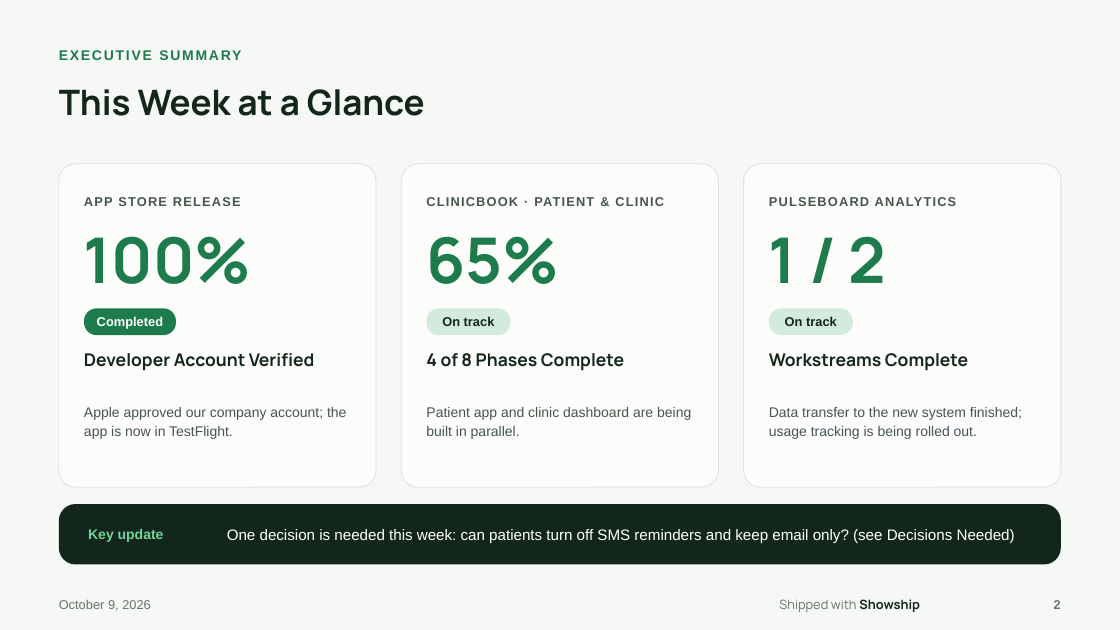
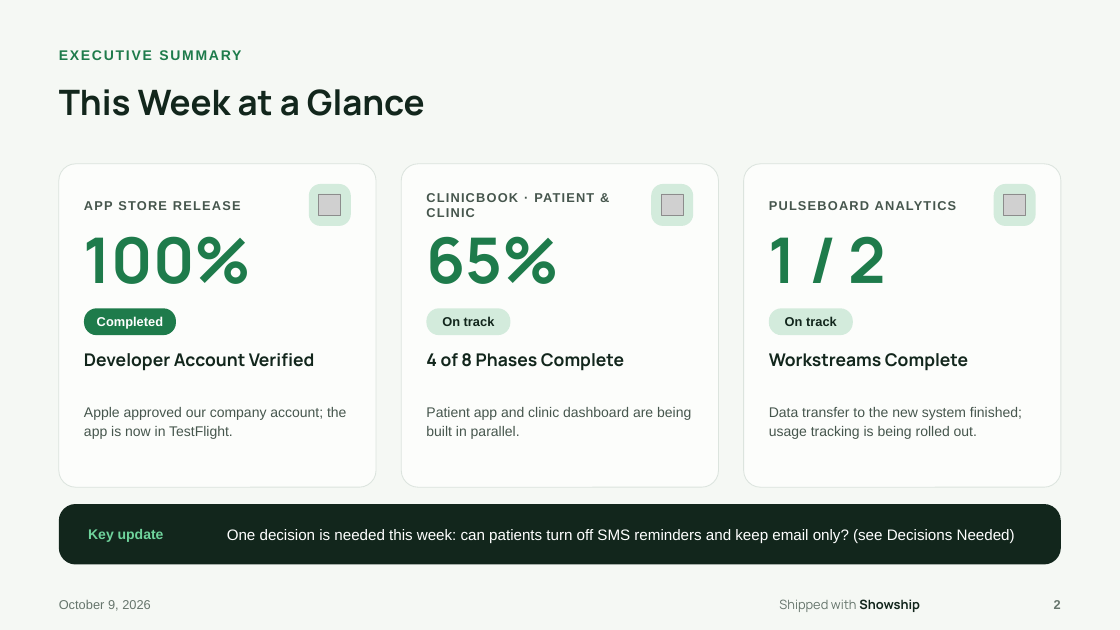
Before and after one commit to Showship/showship.github.io, a slide deck: slide 2 of src/assets/downloads/example-deck-grove.pptx. Drawn at 1120x630 pixels with LibreOffice and Linux fonts; fonts in the diff are those of the drawing; grey boxes stand for pictures; background and template pictures are left out. Boxes give left, top, right and bottom in pixels: in the first picture for what was removed or moved away, otherwise in the second. Text is boxed around its words. In the diff, an @@ line names an element or a change of style, - is before the commit and + after.

```diff
--- a/src/assets/downloads/example-deck-grove.pptx
+++ b/src/assets/downloads/example-deck-grove.pptx
@@ text "APP STORE RELEASE" moved from (x1=84, y1=197, x2=241, y2=206) to (x1=84, y1=201, x2=241, y2=210) @@
@@ rounded rectangle added at (x1=309, y1=184, x2=351, y2=226), fill #D3EBDC @@
@@ picture added at (x1=319, y1=194, x2=341, y2=216) @@
@@ text "CLINICBOOK · PATIENT & CLINIC" rewrapped from (x1=426, y1=197, x2=664, y2=206) to (x1=426, y1=193, x2=594, y2=217) @@
@@ rounded rectangle added at (x1=651, y1=184, x2=693, y2=226), fill #D3EBDC @@
@@ picture added at (x1=661, y1=194, x2=683, y2=216) @@
@@ text "PULSEBOARD ANALYTICS" moved from (x1=769, y1=197, x2=957, y2=206) to (x1=769, y1=201, x2=957, y2=210) @@
@@ rounded rectangle added at (x1=994, y1=184, x2=1036, y2=226), fill #D3EBDC @@
@@ picture added at (x1=1004, y1=194, x2=1026, y2=216) @@
```
Also in this commit, not shown: 2 other slides changed, 13 other files.
